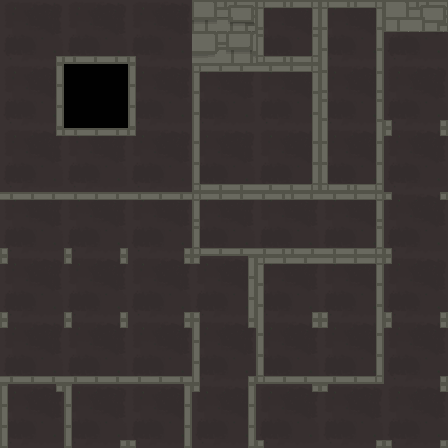
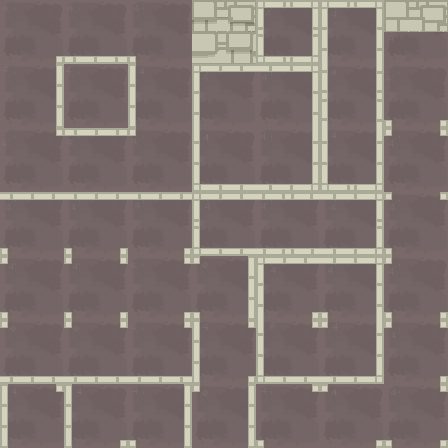
Layers edited between the first and the second (448, 448) image:
showed group "floor-4" (4 layers) over [0, 0, 448, 448]
hid "floor-0" over [0, 0, 448, 448]
hid "gap", moved it above "semi" over [64, 64, 128, 128]
